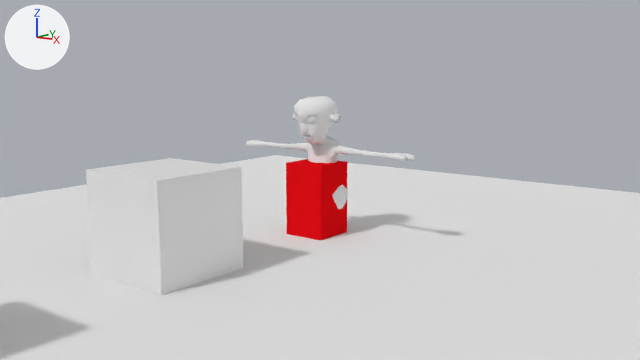
Two versions of the Blender file Lib_Enemy.blend, one commit apart.
Both versions are drawn from the file's camera 'Camera'. The axes (+X, +Y, +Z) are drawn at upper left. The lights are the same throughout.

The scene before the commit, as lines of its bpy script (objects in view):
```python
me_cube_006 = bpy.data.meshes.new('Cube.006')
me_cube_006.from_pydata(...)  # a box spanning x -0.5..0.5, y -0.5..0.5, z -1.0..1.0
me_cube_006.materials.append(mat_cube)  # red #e70f15
me_cube_007 = bpy.data.meshes.new('Cube.007')
me_cube_007.from_pydata(...)  # 1023 vertices, 1026 faces; spans x -3.34..3.34, y -0.81..0.93, z 0.01..4.88
me_cube_007.materials.append(mat_alien1_002)  # white #e7e7e7
me_plane_001 = bpy.data.meshes.new('Plane.001')
me_plane_001.from_pydata([(-1.0, -1.0, 0.0), (1.0, -1.0, 0.0), (-1.0, 1.0, 0.0), (1.0, 1.0, 0.0), (-1.0, 0.0, 0.0), (0.0, -1.0, 0.0), (1.0, 0.0, 0.0), (0.0, 1.0, 0.0), (0.0, 0.0, 0.0)], [], [(8, 6, 3, 7), (4, 8, 7, 2), (0, 5, 8, 4), (5, 1, 6, 8)])
me_plane_001.materials.append(mat_ground)  # white #e7e7e7
ob_alien = bpy.data.objects.new('Alien', me_cube_007)
ob_alien.location = (0.0, 0.0, 0.0)
ob_alien.scale = (0.717, 0.717, 0.717)
ob_cube_002 = bpy.data.objects.new('Cube.002', me_cube_006)
ob_cube_002.location = (0.0, 0.0, 1.0)
ob_plane_001 = bpy.data.objects.new('Plane.001', me_plane_001)
ob_plane_001.location = (0.0, 0.0, 0.34)
ob_plane_001.scale = (10.0, 10.0, 10.0)
# also in view: 'Cube.001' at (-0.38, -4.12, 1.31)
```
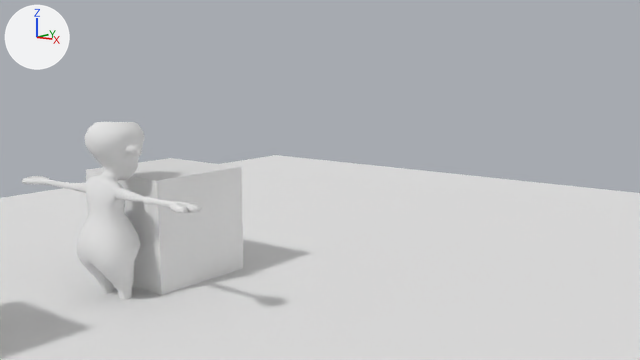
The change, as a list of edits to the scene's bpy script:
```text
Change ob_cube_002:
    add ob_cube_002.hide_render = True
Change ob_alien:
    ob_alien.location: (0.0, 0.0, 0.0) -> (0.0, -5.48, 0.0)
    ob_alien.rotation_euler: (0.0, 0.0, 0.0) -> (0.0, 0.0, -3.142)  # degrees (0, 0, 0) -> degrees (0, 0, -180)
    ob_alien.scale: (0.717, 0.717, 0.717) -> (0.675, 0.675, 0.675)
```

Location of each change, (x1, y1, x2, y2) in pixels of the pictures (640 x 360 px):
'Alien', moved, turned, rescaled
    before: (246, 96, 415, 209)
    after: (22, 122, 202, 300)
'Cube.002', hidden (red)
    before: (286, 159, 347, 240)
